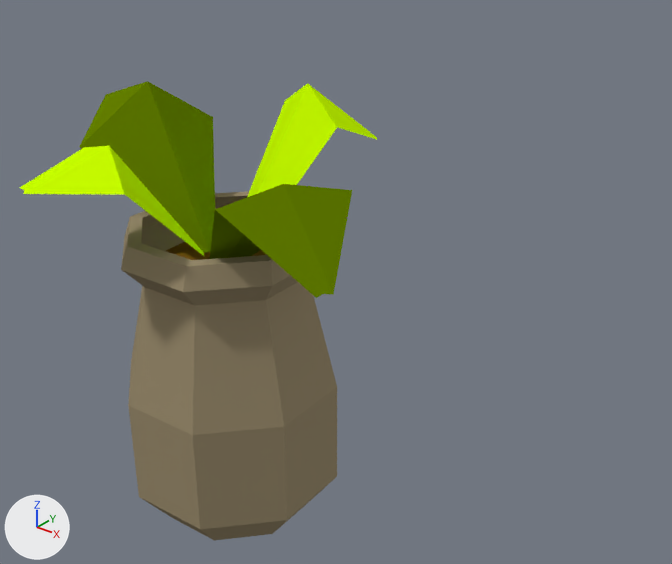
Renders of the Blender file Assets/Models/Blend/Corridor.blend from each side of a commit.
Both versions are drawn from a 50 mm camera at (11.9, -0.89, 0.04) aimed at (7.59, 4.51, -3.3). The lights are fixed; the arrows at lower left show +X, +Y and +Z. The same objects are shown in both versions, whatever each file hides.
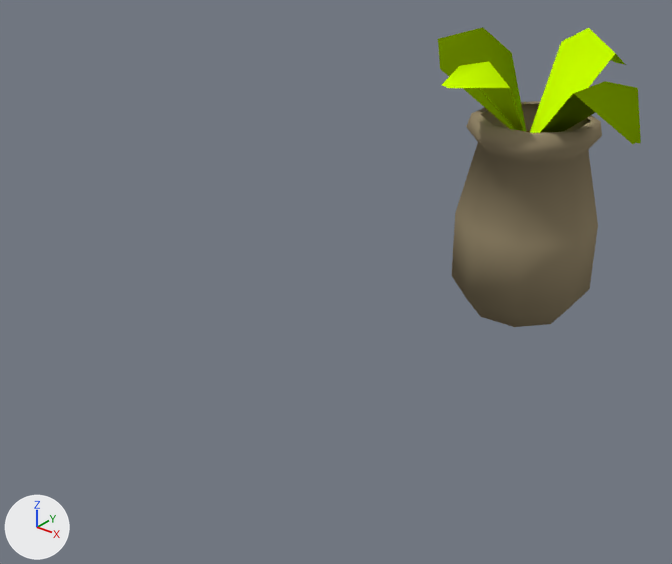
Changed parts and their boxes (x1, y1, x2, y2) in the pictures (672 x 564 px):
'Cylinder', shading changed, moved
    before: (20, 81, 377, 540)
    after: (438, 27, 641, 327)

Edits to the bpy script that builds the scene:
```text
Change me_cylinder:
    where me_cylinder.from_pydata(...)  # 92 vertices, 67 faces; spans x 6.33..8.91, y -0.9..1.27, z -4.33..-1.44
    used by ob_cylinder; location = (0.494, 2.592, 0.055); scale = (0.986, 0.986, 0.986)
    me_cylinder part 1: all faces are now shaded smooth (67 of 67 changed)
Change ob_cylinder:
    ob_cylinder.location: (0.494, 2.592, 0.055) -> (0.324, 7.026, -0.278)
```
